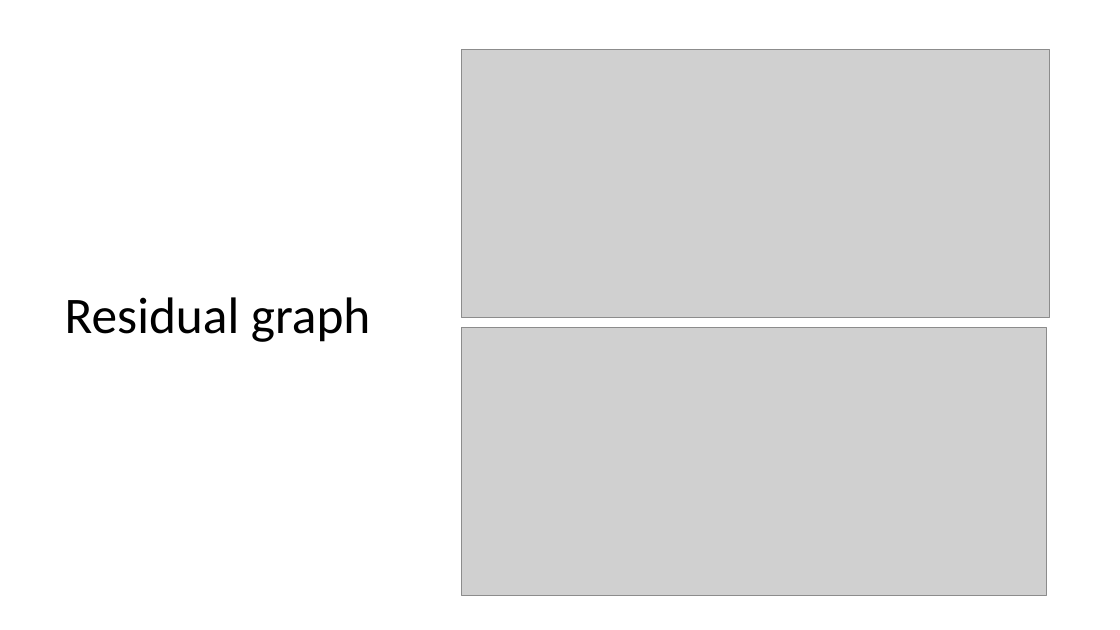
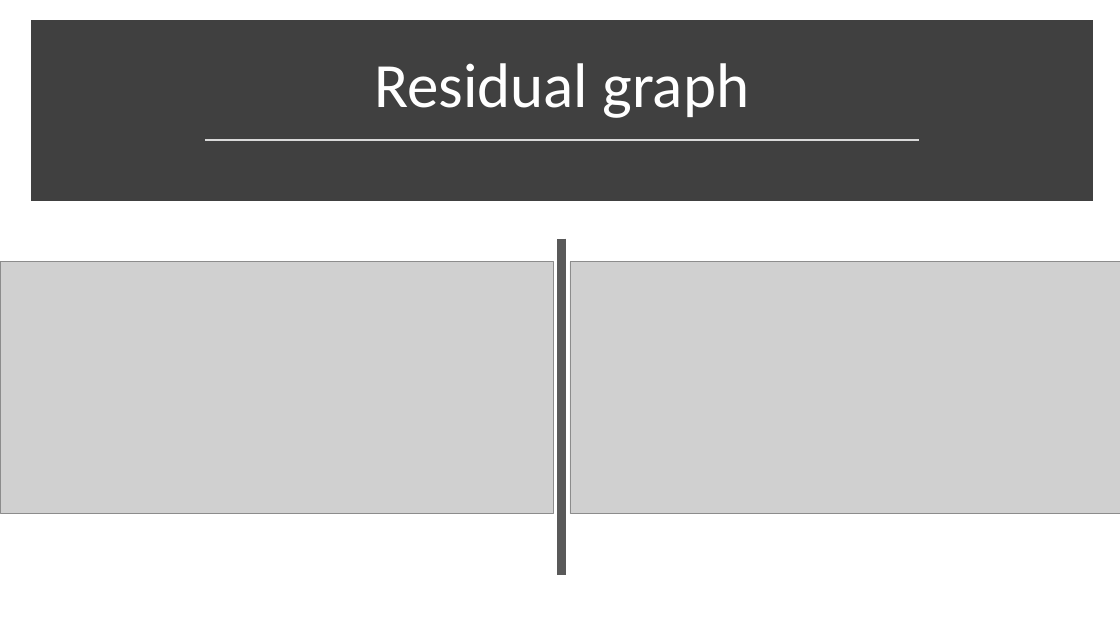
Before and after one commit to LMacPhail/ford-fulkerson, a slide deck: slide 4 of presentation-slides.pptx. Drawn at 1120x630 pixels with LibreOffice and Linux fonts; fonts in the diff are those of the drawing; grey boxes stand for pictures. Boxes give left, top, right and bottom in pixels: in the first picture for what was removed or moved away, otherwise in the second. Text is boxed around its words. In the diff, an @@ line names an element or a change of style, - is before the commit and + after.

```diff
--- a/presentation-slides.pptx
+++ b/presentation-slides.pptx
@@ rectangle added at (x1=36, y1=26, x2=1087, y2=196), fill #404040, outline #404040 10 pt @@
@@ title "Residual graph" moved from (x1=65, y1=297, x2=371, y2=342) to (x1=374, y1=63, x2=750, y2=118) @@
@@ title "Residual graph" at (x1=374, y1=63, x2=750, y2=118): size 44 to 54 pt, text colour #000000 to #FFFFFF; alignment left to centre; vertical alignment middle to bottom @@
@@ line added from (205, 139) to (919, 139), #D9D9D9 1.75 pt @@
@@ line added from (562, 239) to (562, 575), #595959 8 pt @@
@@ picture resized from (x1=462, y1=50, x2=1050, y2=318) to (x1=1, y1=262, x2=554, y2=514) @@
@@ picture resized from (x1=462, y1=327, x2=1047, y2=595) to (x1=571, y1=262, x2=1120, y2=514) @@
```
Also in this commit, not shown: 5 other slides changed, 1 slide added, 1 slide removed, 3 other files.
